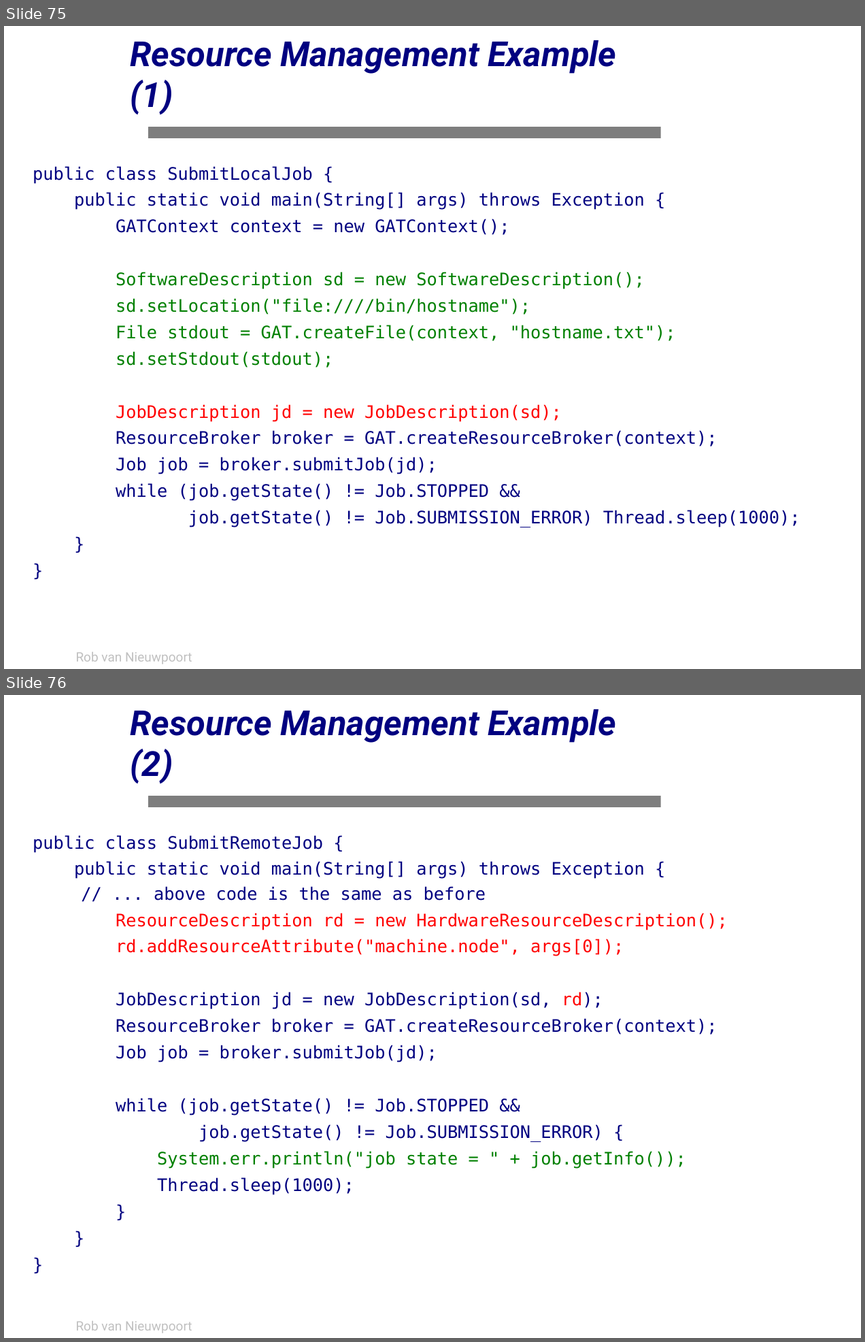
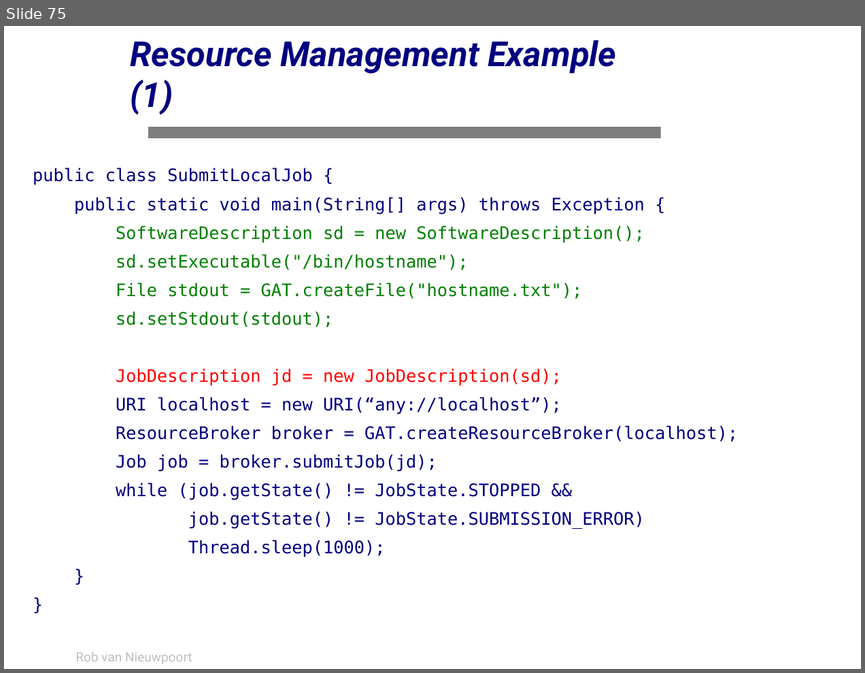
Before and after one commit to JungleComputing/javagat, a slide deck: doc/tutorial/tutorial.ppt. Shown one above the other, each under a label of ours: slides 75 and 76 before the commit, slide 75 after it. The pictures are 865x1342 and 865x673 pixels, drawn with LibreOffice and Linux fonts; fonts in the diff are those of the drawing; background and template pictures are left out. Boxes give left, top, right and bottom in pixels: in the first picture for what was removed or moved away, otherwise in the second. Text is boxed around its words. In the diff, an @@ line names an element or a change of style, - is before the commit and + after.

```diff
--- a/doc/tutorial/tutorial.ppt
+++ b/doc/tutorial/tutorial.ppt
@@ slide 76 removed at bbox=[4, 695, 861, 1338], background #FFFFFF; not listed: 2 template elements that a slide beside it also shows @@
@@ title removed at bbox=[130, 709, 616, 783] @@
-Resource Management Example (2)
@@ text removed at bbox=[33, 835, 728, 1195] @@
-public class SubmitRemoteJob {
-public static void main(String[] args) throws Exception {
-  // ... above code is the same as before
-ResourceDescription rd = new HardwareResourceDescription();
-rd.addResourceAttribute("machine.node", args[0]);
-JobDescription jd = new JobDescription(sd, rd);
-ResourceBroker broker = GAT.createResourceBroker(context);
-Job job = broker.submitJob(jd);
-while (job.getState() != Job.STOPPED &&
-job.getState() != Job.SUBMISSION_ERROR) {
-System.err.println("job state = " + job.getInfo());
-Thread.sleep(1000);
-}
-}
-}
@@ slide 75 changed as well @@
@@ text at bbox=[33, 167, 645, 471]: line spacing 0.88 to 0.98; line spacing 0.94 to 1.04 @@
@@ text at bbox=[116, 218, 509, 235]: paragraph removed @@
-GATContext context = new GATContext();
@@ text at bbox=[116, 254, 583, 299]: text changed @@
-sd.setLocation("file:////bin/hostname");
-File stdout = GAT.createFile(context, "hostname.txt");
+sd.setExecutable("/bin/hostname");
+File stdout = GAT.createFile("hostname.txt");
@@ text at bbox=[116, 397, 738, 441]: text changed @@
-ResourceBroker broker = GAT.createResourceBroker(context);
+URI localhost = new URI(“any://localhost”);
+ResourceBroker broker = GAT.createResourceBroker(localhost);
@@ text at bbox=[116, 482, 645, 557]: text changed @@
-while (job.getState() != Job.STOPPED &&
-job.getState() != Job.SUBMISSION_ERROR) Thread.sleep(1000);
+while (job.getState() != JobState.STOPPED &&
+job.getState() != JobState.SUBMISSION_ERROR)
+Thread.sleep(1000);
```
Also in this commit, not shown: 76 other slides changed, 14 other files.
